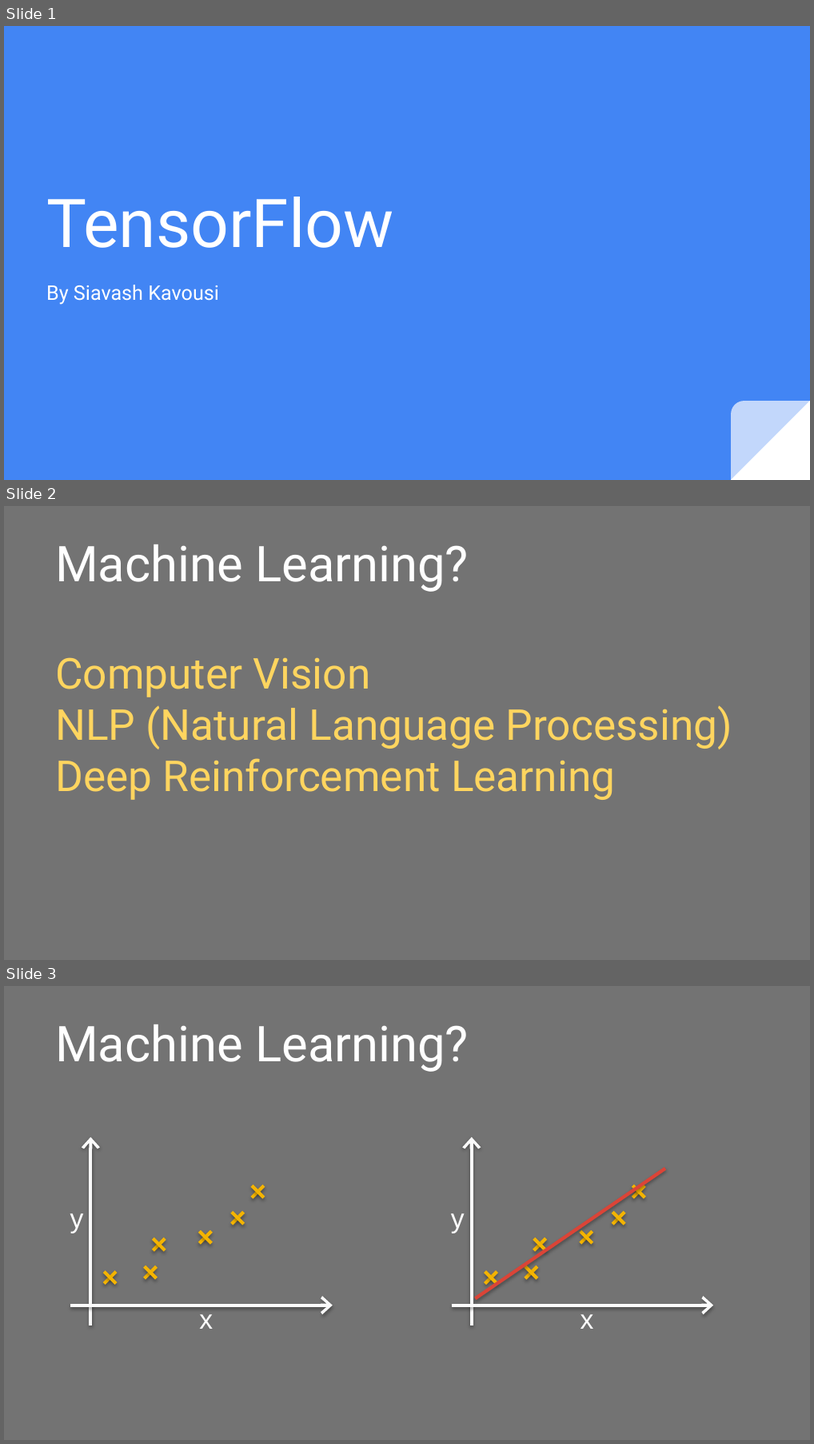
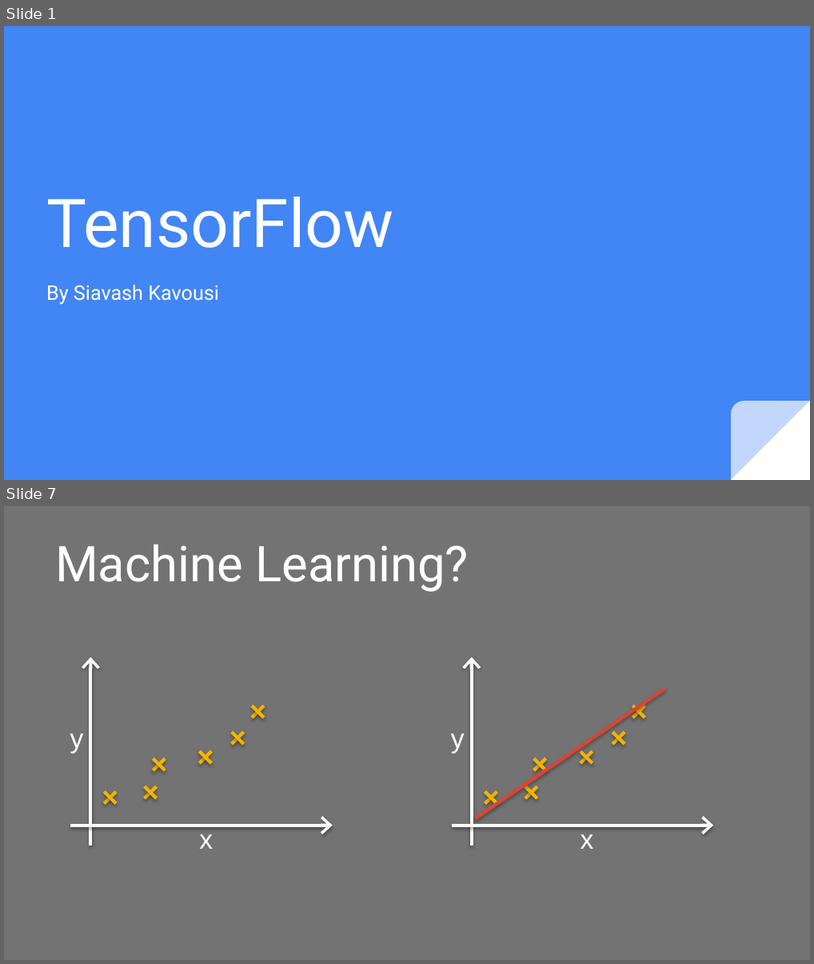
Before and after one commit to juxiangwu/ML, a slide deck: TensorFlow.pptx. Shown one above the other, each under a label of ours: slides 1, 2 and 3 before the commit, slides 1 and 7 after it; the slides between them are not shown. The pictures are 814x1444 and 814x964 pixels, drawn with LibreOffice and Linux fonts; fonts in the diff are those of the drawing. Boxes give left, top, right and bottom in pixels: in the first picture for what was removed or moved away, otherwise in the second. Text is boxed around its words. In the diff, an @@ line names an element or a change of style, - is before the commit and + after.

```diff
--- a/TensorFlow.pptx
+++ b/TensorFlow.pptx
@@ slide 2 removed at <box>4,506,810,960</box>, background #737373 @@
@@ title removed at <box>55,544,469,592</box> @@
-Machine Learning?
@@ title removed at <box>55,657,733,800</box> @@
-Computer Vision
-NLP (Natural Language Processing)
-Deep Reinforcement Learning
@@ what was slide 3 is now slide 7 @@
```
Also in this commit, not shown: 3 slides changed, 9 slides added, 3 other slides removed, 1 other file.
